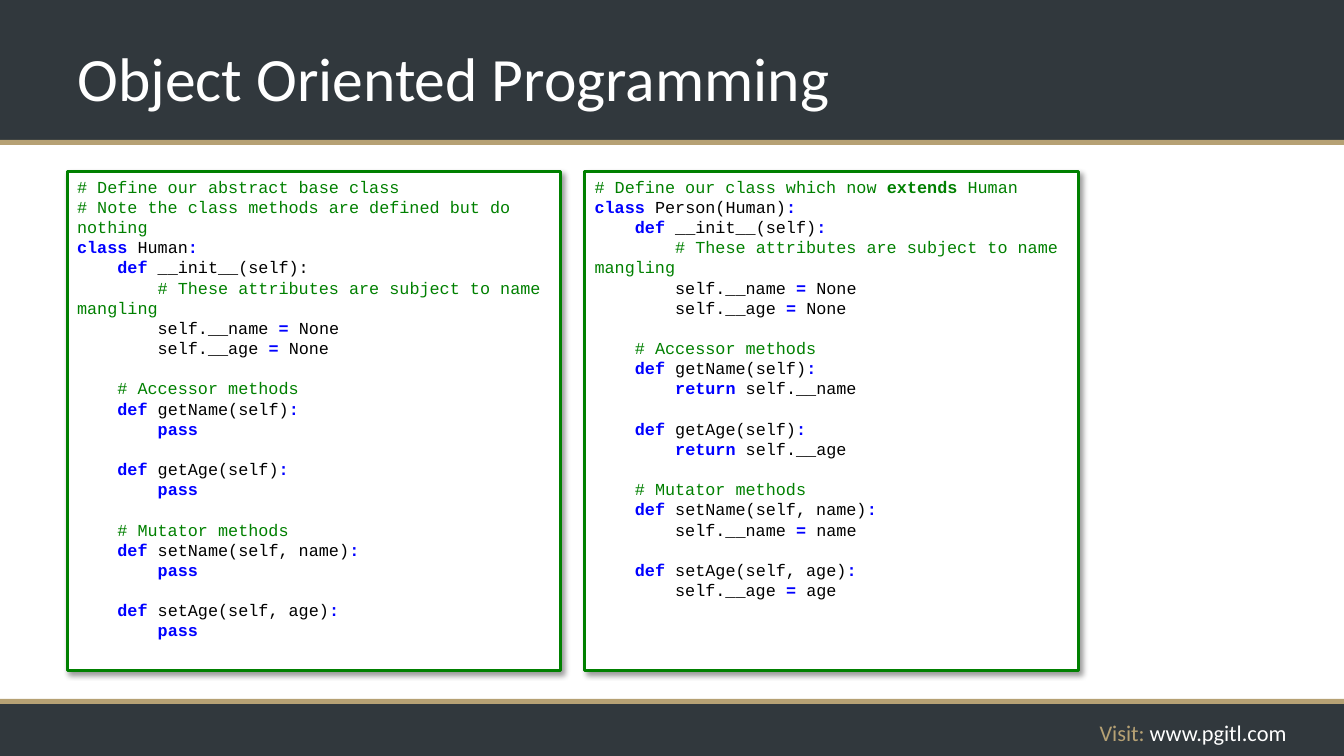
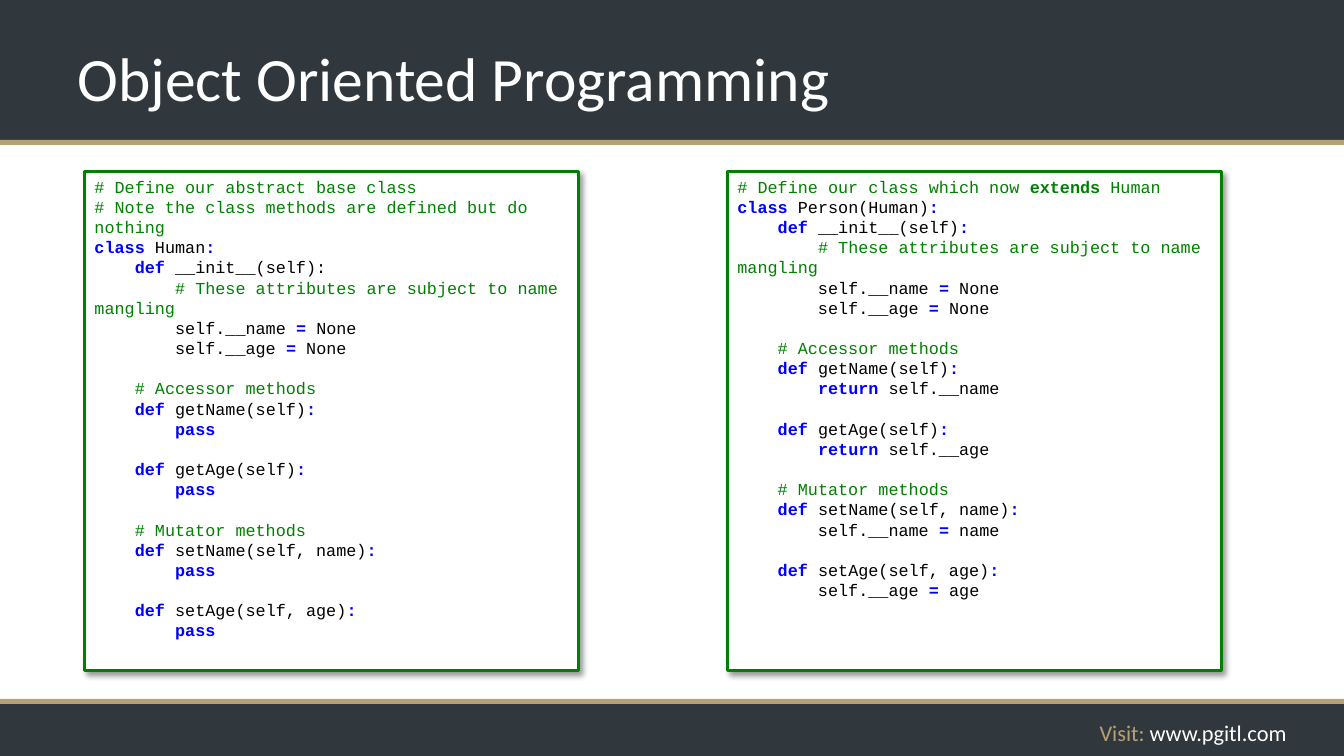
Before and after one commit to rikkouri/project-a, a slide deck: slide 210 of Programming Foundations.pptx. Drawn at 1344x756 pixels with LibreOffice and Linux fonts; fonts in the diff are those of the drawing; background and template pictures are left out. Boxes give left, top, right and bottom in pixels: in the first picture for what was removed or moved away, otherwise in the second. Text is boxed around its words. In the diff, an @@ line names an element or a change of style, - is before the commit and + after.

```diff
--- a/Programming Foundations.pptx
+++ b/Programming Foundations.pptx
@@ rectangle "# Define our abstract base ...": place and size @@
-rectangle "# Define our abstract base ..." at <box>68,171,562,670</box>
+rectangle "# Define our abstract base ..." at <box>85,171,579,670</box>
@@ rectangle "# Define our class which ...": place and size @@
-rectangle "# Define our class which ..." at <box>585,171,1079,670</box>
+rectangle "# Define our class which ..." at <box>728,171,1222,670</box>
```
Also in this commit, not shown: 2 other slides changed, 1 slide added, 4 other files.
